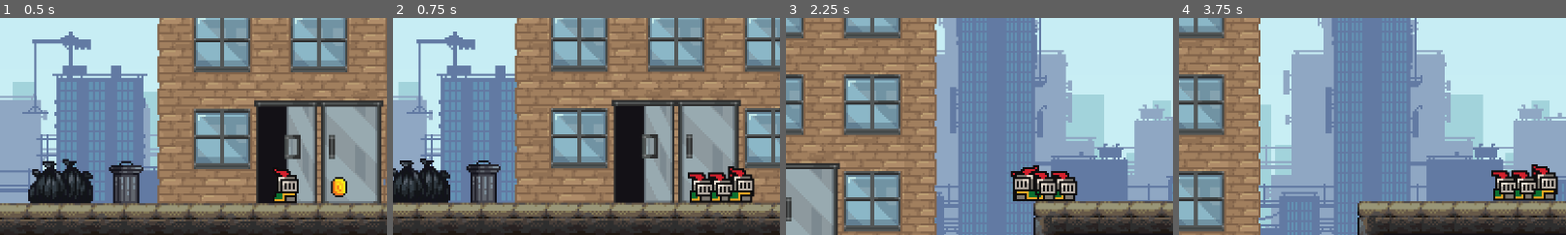
Above: before the commit, frames 1-4 (left to right).
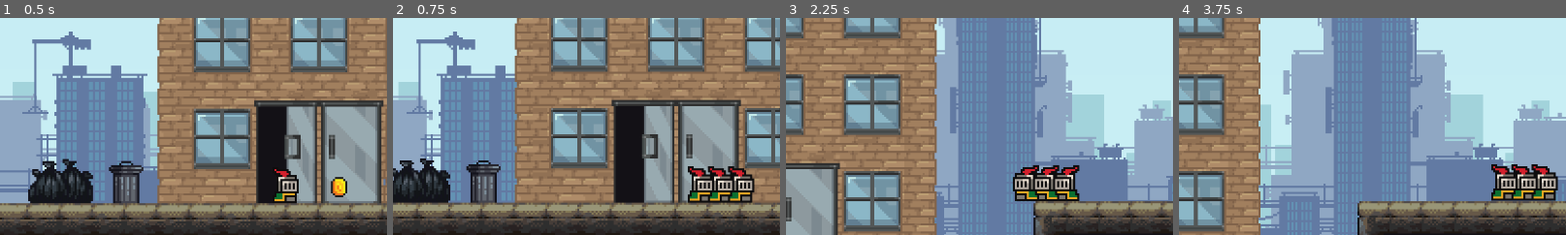
Above: after the commit, the same moments.

Repository: naziae23/brackeys-game-jam-2026
Game: Godot game, scene res://scenes/game.tscn
Same seed, same stepped clock (60 frames per second), same inputs: the game is played once before the commit and once after it.
Inputs:
- Up to frame 1 (0.5 s): no input
- Up to frame 2 (0.75 s): hold D (move_right) from 0.53 s (still down); tap Shift (Dash) at 0.6 s
- Up to frame 3 (2.25 s): tap Space (jump) at 0.77, 1.52 s; tap Shift (Dash) at 1.35, 2.1 s; release D (move_right) at 2.03 s; hold A (move_left) from 2.03 s (still down)
- Up to frame 4 (3.75 s): release A (move_left) at 2.78 s; hold D (move_right) from 2.78 s (still down); tap Shift (Dash) at 2.85, 3.6 s; tap Space (jump) at 3.02 s
The pictures show only the part of the screen within x 13-63%, y 32-82%; the shares and areas given below are measured in that part.

Frame 1 is identical in both runs. In frame 2, 1.0% of the frame differs, in the area x 76-94%, y 68-86%; in frame 3, 1.4%, in the area x 57-76%, y 67-85%; in frame 4, 1.0%.

Commit message:
we turning

Diff:
--- a/scenes/player.tscn
+++ b/scenes/player.tscn
@@ -10,10 +10,9 @@
 particles_anim_loop = false
 
 [sub_resource type="ParticleProcessMaterial" id="ParticleProcessMaterial_qhqgy"]
-particle_flag_disable_z = true
 gravity = Vector3(0, 0, 0)
-anim_offset_min = 0.6563
-anim_offset_max = 0.6563
+anim_offset_min = 0.28129998
+anim_offset_max = 0.28129998
 
 [sub_resource type="AtlasTexture" id="AtlasTexture_4r5pv"]
 atlas = ExtResource("1_674bt")
--- a/scripts/player.gd
+++ b/scripts/player.gd
@@ -87,13 +87,13 @@
 	else:
 		$GPUParticles2D.emitting = false
 
-	$GPUParticles2D.scale.x = -1
-
 func animate(direction: int) -> void :
 	if direction > 0:
 		sprite.flip_h = false
+		$GPUParticles2D.scale.x = 1
 	elif direction < 0:
 		sprite.flip_h = true
+		$GPUParticles2D.scale.x = -1
 
 	if is_dashing:
 			sprite.play("dash")
